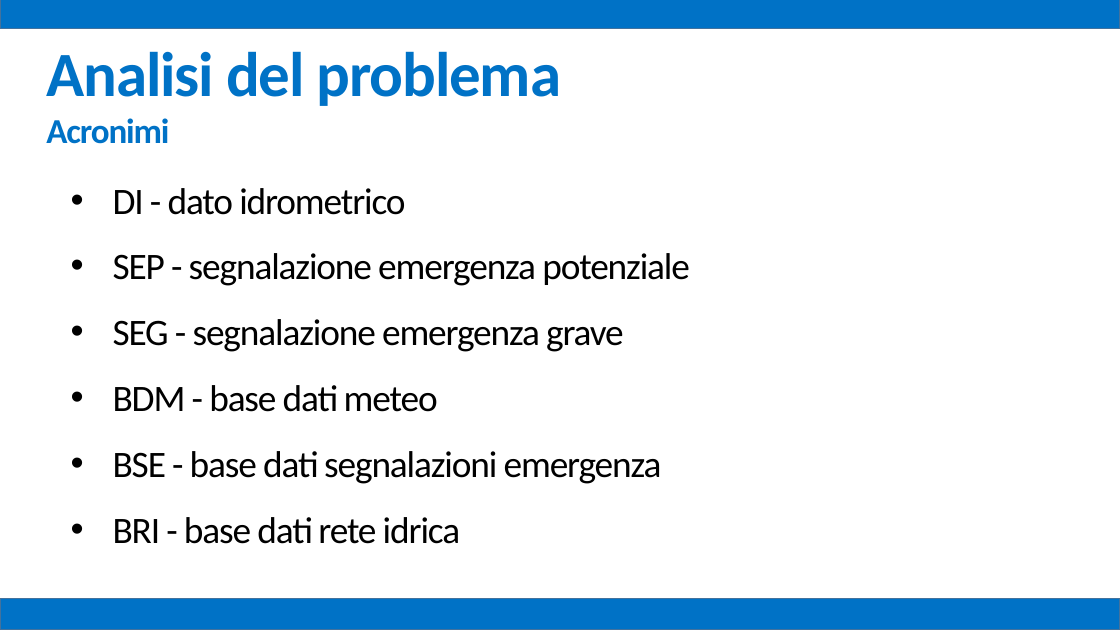
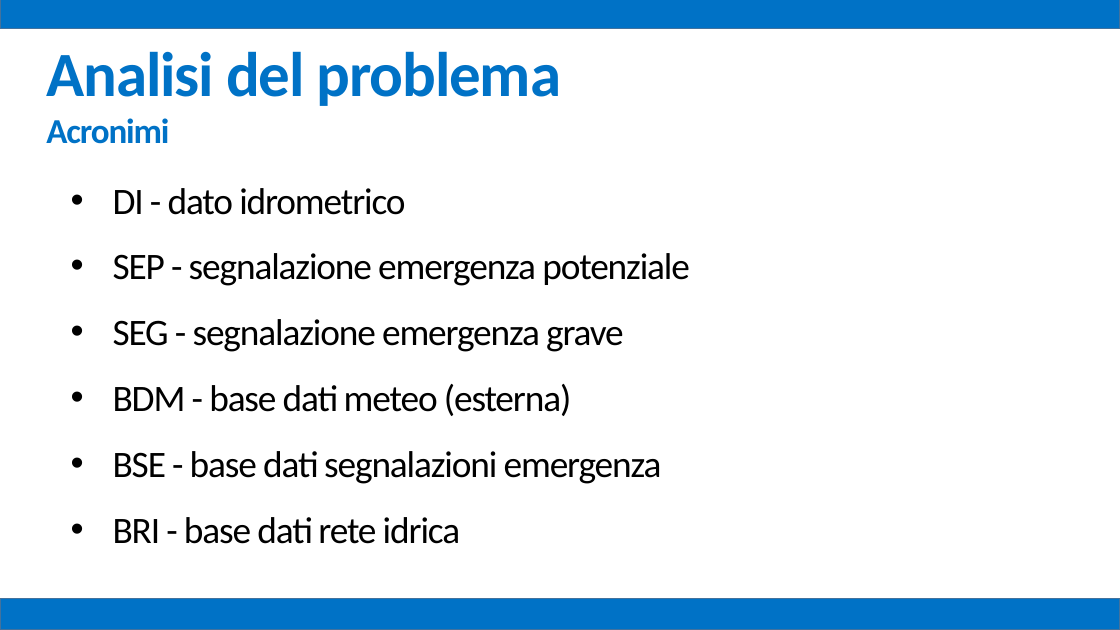
Before and after one commit to mz1991/ProgettoFebbraio2015, a slide deck: slide 5 of Febbraio 2015.pptx. Drawn at 1120x630 pixels with LibreOffice and Linux fonts; fonts in the diff are those of the drawing. Boxes give left, top, right and bottom in pixels: in the first picture for what was removed or moved away, otherwise in the second. Text is boxed around its words. In the diff, an @@ line names an element or a change of style, - is before the commit and + after.

```diff
--- a/Febbraio 2015.pptx
+++ b/Febbraio 2015.pptx
@@ text at [113,384,572,416]: text changed @@
-• BDM - base dati meteo
+• BDM - base dati meteo (esterna)
```
Also in this commit, not shown: 16 other slides changed, 1 slide added, 6 other files.
